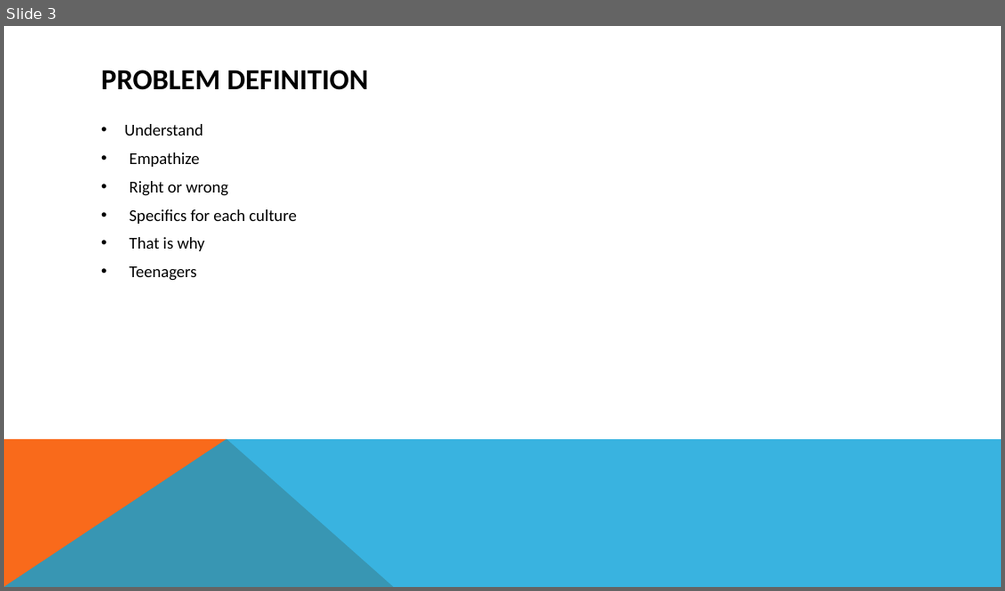
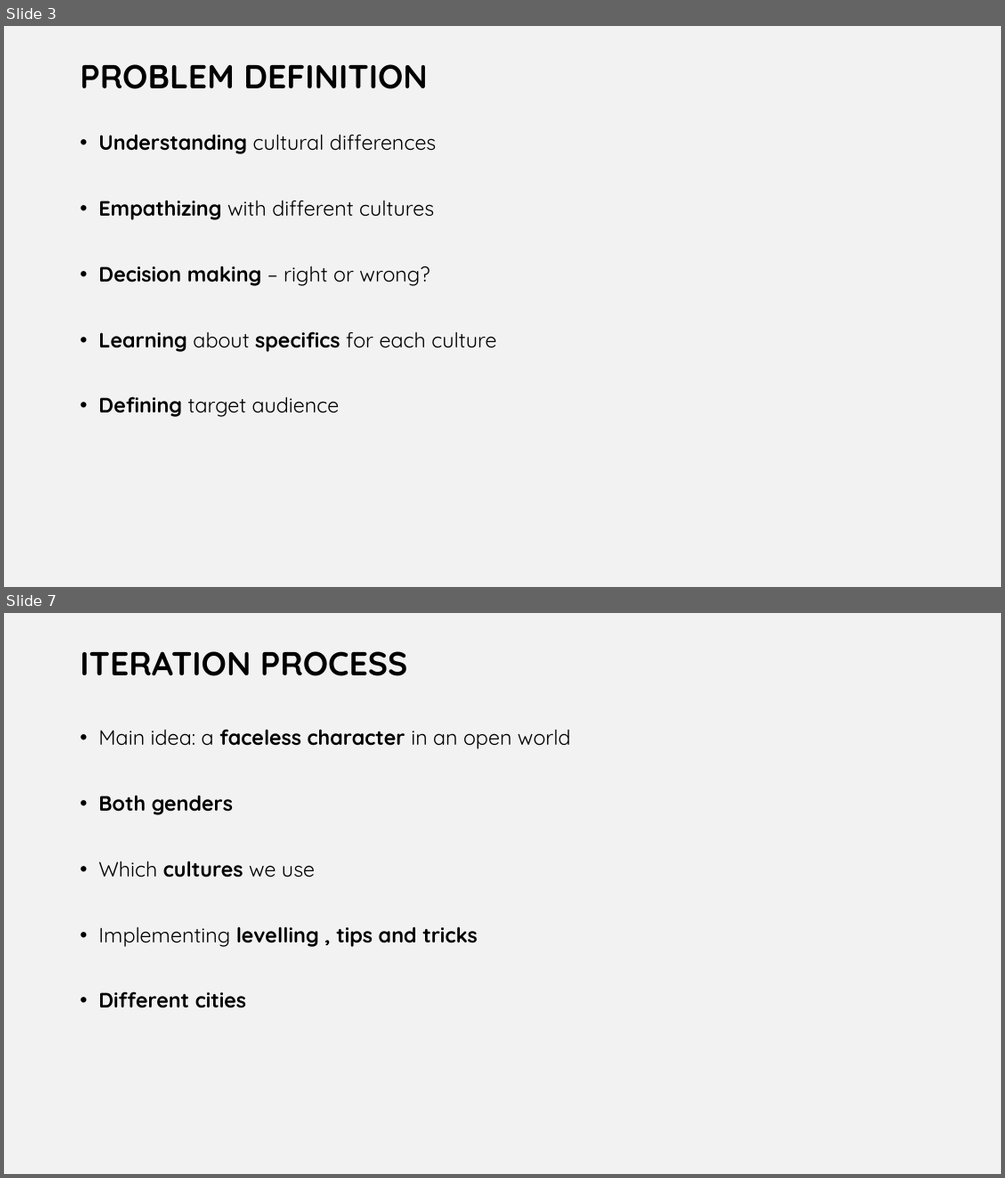
Before and after one commit to legendely/project_group_theme1.1-2015-16-, a slide deck: game-concept.pptx. Shown one above the other, each under a label of ours: slide 3 before the commit, slides 3 and 7 after it; the slides between them are not shown. The pictures are 1005x591 and 1005x1178 pixels, drawn with LibreOffice and Linux fonts; fonts in the diff are those of the drawing. Boxes give left, top, right and bottom in pixels: in the first picture for what was removed or moved away, otherwise in the second. Text is boxed around its words. In the diff, an @@ line names an element or a change of style, - is before the commit and + after.

```diff
--- a/game-concept.pptx
+++ b/game-concept.pptx
@@ slide 7 added at box(4, 613, 1001, 1174), background #F2F2F2 @@
@@ title added at box(80, 651, 408, 676), 32 pt, text #000000, bold @@
+ITERATION PROCESS
@@ text added at box(98, 729, 571, 1008), 20 pt, text #000000, bold @@
+• Main idea: a faceless character in an open world
+• Both genders
+• Which cultures we use
+• Implementing levelling , tips and tricks
+• Different cities
@@ slide 3 changed as well @@
@@ background #FFFFFF to #F2F2F2 @@
@@ title "PROBLEM DEFINITION": place and size @@
-title "PROBLEM DEFINITION" at box(101, 70, 369, 90)
+title "PROBLEM DEFINITION" at box(80, 64, 427, 89)
@@ title "PROBLEM DEFINITION" at box(80, 64, 427, 89): size 28 to 32 pt, font Calibri to Quicksand; line spacing 1 to 0.9; vertical alignment middle to top @@
@@ text at box(98, 134, 496, 417): text changed; size 16 to 20 pt; font Calibri to Quicksand @@
-• Understand
-• Empathize
-• Right or wrong
-• Specifics for each culture
-• That is why
-• Teenagers
+• Understanding cultural differences
+• Empathizing with different cultures
+• Decision making – right or wrong?
+• Learning about specifics for each culture
+• Defining target audience
@@ freeform shape removed at box(4, 439, 394, 587) @@
@@ freeform shape removed at box(4, 439, 1001, 587) @@
```
Also in this commit, not shown: 4 other slides changed, 5 other slides added, 3 slides removed, 2 other files.
